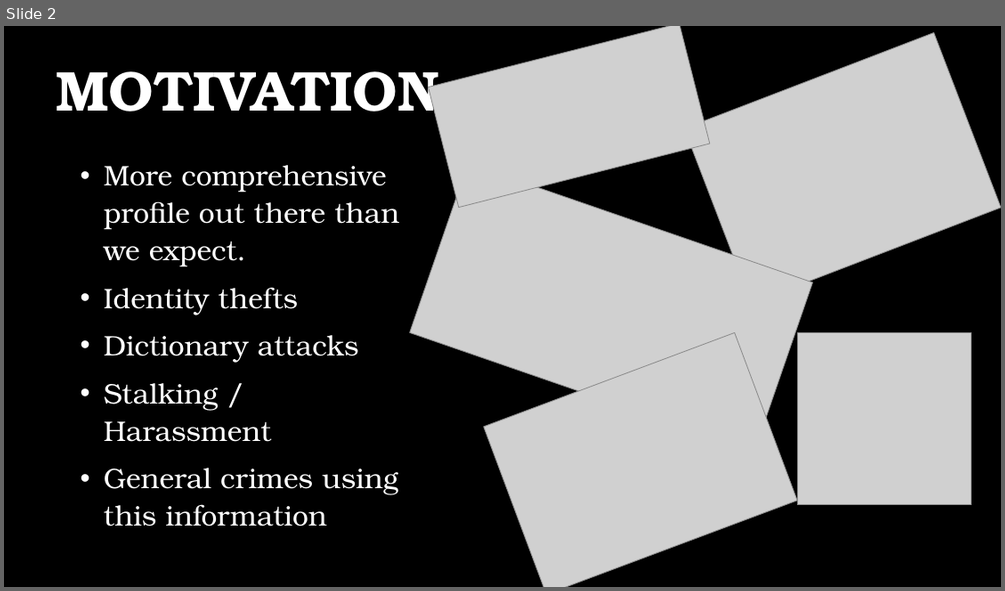
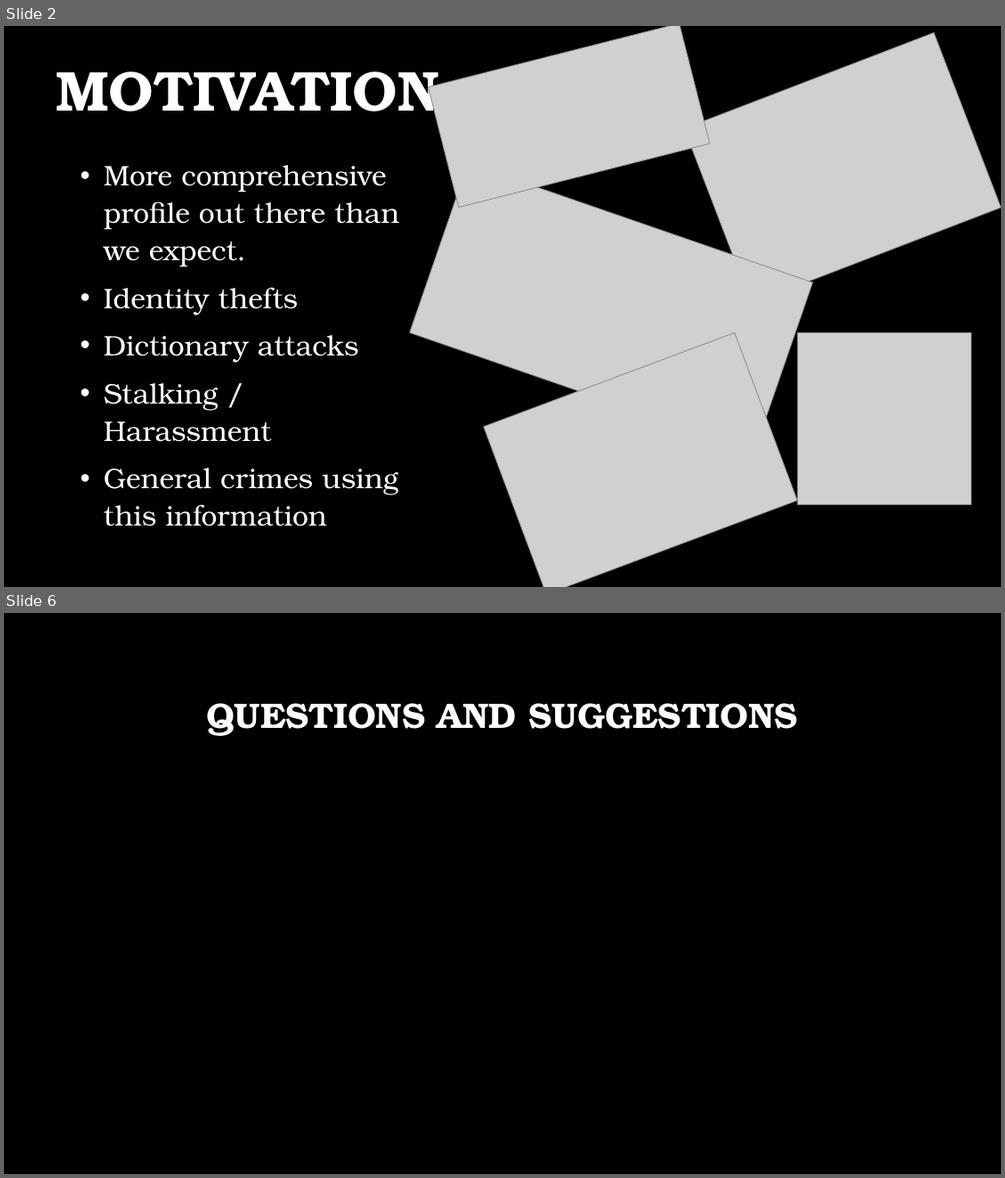
Before and after one commit to mickeymv/socialFootprint, a slide deck: MidtermPpt.pptx. Shown one above the other, each under a label of ours: slide 2 before the commit, slides 2 and 6 after it; the slides between them are not shown. The pictures are 1005x591 and 1005x1178 pixels, drawn with LibreOffice and Linux fonts; fonts in the diff are those of the drawing; grey boxes stand for pictures; background and template pictures are left out. Boxes give left, top, right and bottom in pixels: in the first picture for what was removed or moved away, otherwise in the second. Text is boxed around its words. In the diff, an @@ line names an element or a change of style, - is before the commit and + after.

```diff
--- a/MidtermPpt.pptx
+++ b/MidtermPpt.pptx
@@ slide 6 added at [4,613,1001,1174], background picture (left out) @@
@@ title added at [206,703,798,736], 34 pt, text #FFFFFF, bold @@
+QUESTIONS AND SUGGESTIONS
```
Also in this commit, not shown: 2 slides changed, 1 other slide added, 1 slide removed.
